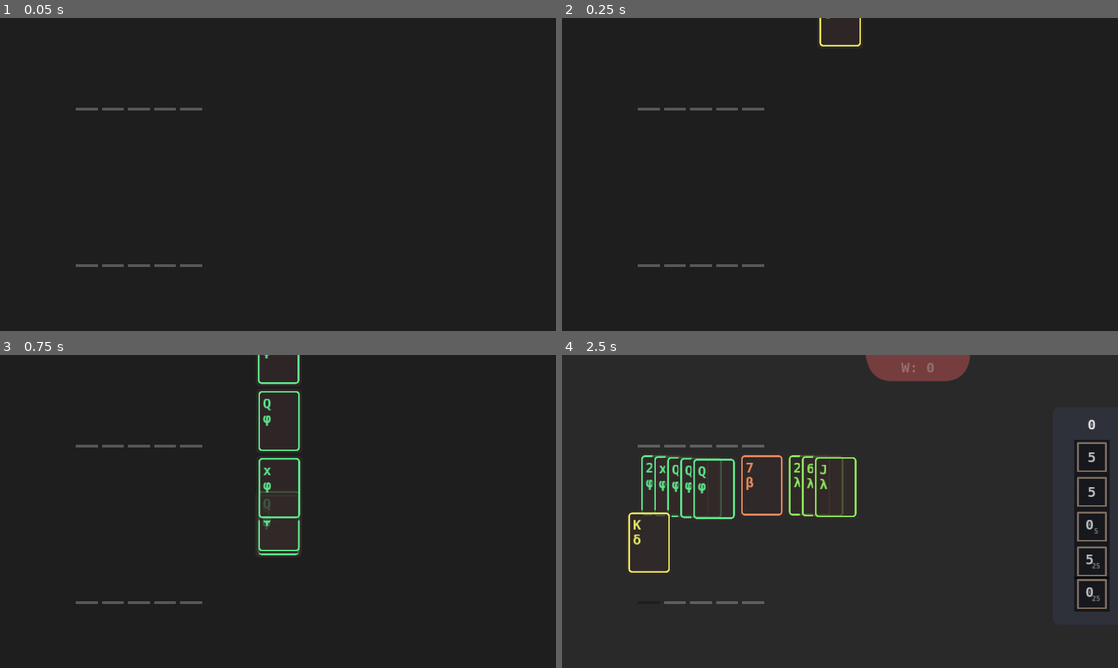
Above: before the commit, frames 1-4 (two rows, left to right).
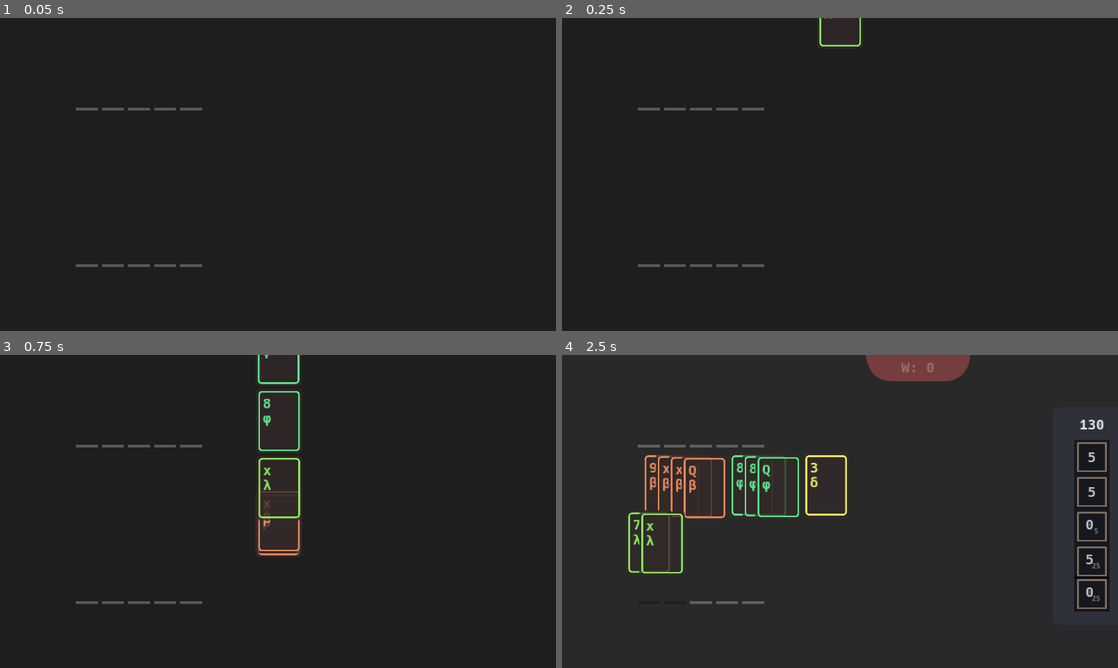
Above: after the commit, the same moments.

Repository: irisxerno/godot-cardinality-9
Game: Godot game, scene res://scene/Main.tscn
The game is run twice, just before and just after one commit, with the same random seed, the same clock (stepped at 60 frames per second) and the same inputs.
Inputs (mouse positions are in pixels of both pictures, inside the frame that each line leads up to):
- Up to frame 1 (0.05 s): no input
- Up to frame 2 (0.25 s): no input
- Up to frame 3 (0.75 s): tap Enter (ui_accept) at 0.5 s; move the mouse to (400, 495) at 0.52 s; click (400, 495) at 0.67 s
- Up to frame 4 (2.5 s): tap Enter (ui_accept) at 0.77, 1.52 s; move the mouse to (728, 527) at 1.27 s; click (728, 527) at 1.42 s; move the mouse to (650, 486) at 2.02 s; click (650, 486) at 2.17 s

Frame 1 is identical in both runs. In frame 2, 0.1% of the frame differs, in the area x 46-54%, y 0-10%; in frame 3, 0.6%; in frame 4, 3.7%, in the area x 11-98%, y 20-80%.

Commit message:
that change

Diff:
--- /dev/null
+++ b/res/Hack.tres
@@ -0,0 +1,9 @@
+[gd_resource type="DynamicFont" load_steps=2 format=2]
+
+[ext_resource path="res://res/Hack-Bold.ttf" type="DynamicFontData" id=1]
+
+[resource]
+size = 32
+use_mipmaps = true
+use_filter = true
+font_data = ExtResource( 1 )
--- a/scene/Main.tscn
+++ b/scene/Main.tscn
@@ -14,17 +14,12 @@
 [ext_resource path="res://res/Hack-Bold.ttf" type="DynamicFontData" id=12]
 [ext_resource path="res://script/Stats.gd" type="Script" id=13]
 [ext_resource path="res://script/Deck.gd" type="Script" id=14]
+[ext_resource path="res://res/Hack.tres" type="DynamicFont" id=15]
 [ext_resource path="res://script/Fight.gd" type="Script" id=16]
 [ext_resource path="res://scene/Background.tscn" type="PackedScene" id=17]
 [ext_resource path="res://script/Tally.gd" type="Script" id=18]
 [ext_resource path="res://script/ArmoryController.gd" type="Script" id=19]
 [ext_resource path="res://script/UserArmory.gd" type="Script" id=20]
-
-[sub_resource type="DynamicFont" id=4]
-size = 32
-use_mipmaps = true
-use_filter = true
-font_data = ExtResource( 12 )
 
 [sub_resource type="RectangleShape2D" id=5]
 extents = Vector2( 1280, 720 )
@@ -147,7 +142,7 @@
 margin_top = -40.0
 margin_right = 50.0
 margin_bottom = 60.0
-custom_fonts/font = SubResource( 4 )
+custom_fonts/font = ExtResource( 15 )
 text = "0"
 align = 1
 valign = 1
@@ -229,7 +224,7 @@
 margin_top = 130.0
 margin_right = 400.0
 margin_bottom = 168.0
-custom_fonts/font = SubResource( 4 )
+custom_fonts/font = ExtResource( 15 )
 text = "W: 0"
 align = 1
 valign = 1
@@ -274,6 +269,7 @@
 margin_right = 300.0
 margin_bottom = 260.0
 script = ExtResource( 13 )
+xp = 130
 
 [node name="XP" type="Label" parent="Tabs/StatsView/Stats"]
 anchor_right = 1.0
@@ -357,7 +353,7 @@
 margin_top = 160.0
 margin_right = -20.0
 margin_bottom = 240.0
-custom_fonts/font = SubResource( 4 )
+custom_fonts/font = ExtResource( 15 )
 text = "?"
 align = 1
 valign = 1
--- a/script/ArmoryController.gd
+++ b/script/ArmoryController.gd
@@ -45,6 +45,10 @@
 	return l
 
 
+func dict():
+	return armories
+
+
 func return_all():
 	for inst in list():
 		inst.move_to(to_global(inst.position+Vector2(0, -100)))
--- a/script/Fight.gd
+++ b/script/Fight.gd
@@ -47,13 +47,7 @@
 	inst.update()
 	$EnemyAttack.add_cards(c)
 
-	var cc = $Attack.cards()
-	cc.append_array(armory.list())
-
-	var ec = $EnemyAttack.cards()
-	ec.append_array($ArmoryController.list())
-
-	$Tally.start_count(cc, ec)
+	$Tally.start_count($Attack.cards(), armory.dict(), $EnemyAttack.cards(), $ArmoryController.dict())
 
 
 func _on_Dealer_done():
--- a/script/Tally.gd
+++ b/script/Tally.gd
@@ -6,17 +6,21 @@
 var last_c
 
 
-func start_count(a, e):
+func start_count(a, r, e, er):
 	# TODO: make it tick
-	var ac = count(a)
-	var ec = count(e)
+	var ac = count(a, r)
+	var ec = count(e, er)
 	last_c = ac-ec
 	$Label.text = str(last_c)
 	$CollisionShape2D.disabled = false
 
 
-static func count(deck):
+static func count(deck, armory):
 	var s = Sort.to_suits(deck)
+	for k in armory:
+		var ar = armory[k]
+		if k in s:
+			s[k].append_array(armory[k])
 	var i = 0
 	for k in s:
 		var ii = 1
--- a/script/UserArmory.gd
+++ b/script/UserArmory.gd
@@ -6,6 +6,7 @@
 
 var slots = []
 var count = 0
+
 
 func find_selected():
 	for inst in slots:
@@ -48,6 +49,18 @@
 	return armories
 
 
+func dict():
+	var dict = {}
+	for s in slots:
+		var inst = s.armory
+		if not inst:
+			continue
+		if not inst.suit in dict:
+			dict[inst.suit] = []
+		dict[inst.suit].append(inst)
+	return dict
+
+
 func return_cards(cs):
 	emit_signal("return_cards",cs)
 
--- a/script/WorldGeneration.gd
+++ b/script/WorldGeneration.gd
@@ -7,7 +7,15 @@
 var rng = RandomNumberGenerator.new()
 
 var world_row_len = 5
-var iq_chance = 1/4
+var iq_chance = 1.0/4.0
+
+
+func mx(w):
+	return 4 + w
+
+
+func iq():
+	return rng.randf() < iq_chance
 
 
 func _rand_roll(c, n, m):
@@ -32,7 +40,7 @@
 		var value = rng.randi_range(2, 13)
 		cards.append({
 			"value": value,
-			"suit": rng.randi_range(1, 4 + w)
+			"suit": rng.randi_range(1, mx(w))
 		})
 	return cards
 
@@ -40,11 +48,11 @@
 func _rand_tile(w, h):
 	var num = _rand_tile_num(w, h)
 	var cards = []
-	var suit = rng.randi_range(1, 4 + w)
+	var suit = rng.randi_range(1, mx(w))
 	for i in range(num):
 		var value = rng.randi_range(2, 13)
-		if rng.randf() > iq_chance:
-			suit = rng.randi_range(1, 4 + w)
+		if not iq():
+			suit = rng.randi_range(1, mx(w))
 		cards.append({
 			"value": value,
 			"suit": suit
@@ -56,10 +64,10 @@
 		if h == world_row_len:
 			avalue = max(avalue, rng.randi_range(2, 13))
 		var asuit
-		if rng.randf() > iq_chance:
+		if not iq():
 			asuit = cards[rng.randi_range(0, len(cards)-1)].suit
 		else:
-			asuit = rng.randi_range(1, 4 + w)
+			asuit = rng.randi_range(1, mx(w))
 		if not asuit in armories:
 			armories[asuit] = []
 		if len(armories[asuit]) < max_armory:
@@ -75,13 +83,14 @@
 
 func new_game():
 	randomize()
-	rng.seed = randi()
+	rng.seed = 1397823814
+	print(rng.seed)
 
 	var cards = []
 	for i in range(10):
 		cards.append({
 			"value": rng.randi_range(2,13),
-			"suit": rng.randi_range(1,4)
+			"suit": rng.randi_range(1,mx(0))
 		})
 	emit_signal("return_card_data", cards)
 	return_new_world(0)
